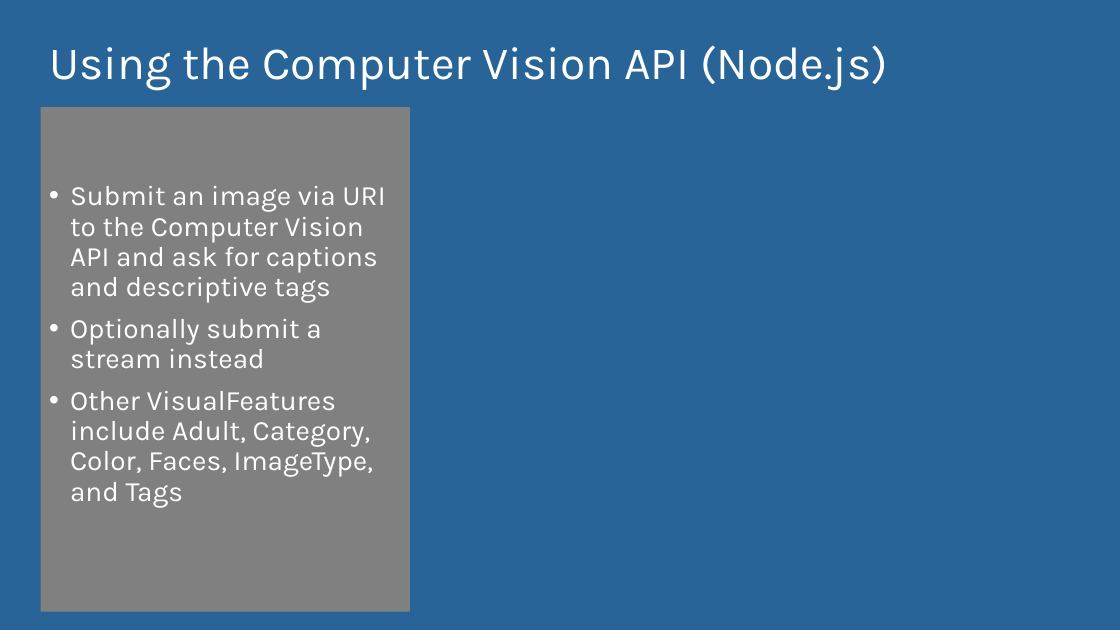
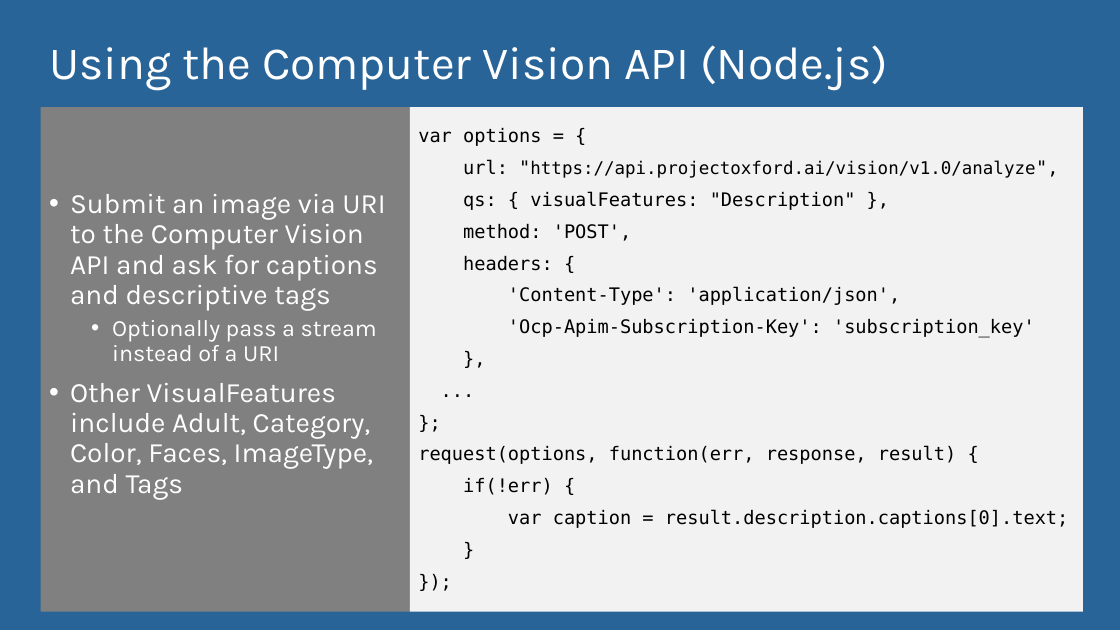
Before and after one commit to microsoft/AcademicContent, a slide deck: slide 26 of Workshop/Content/3. Storage/Azure Storage and Cognitive Services.pptx. Drawn at 1120x630 pixels with LibreOffice and Linux fonts; fonts in the diff are those of the drawing. Boxes give left, top, right and bottom in pixels: in the first picture for what was removed or moved away, otherwise in the second. Text is boxed around its words. In the diff, an @@ line names an element or a change of style, - is before the commit and + after.

Commit message:
Updated storage slides

```diff
--- a/Workshop/Content/3. Storage/Azure Storage and Cognitive Services.pptx
+++ b/Workshop/Content/3. Storage/Azure Storage and Cognitive Services.pptx
@@ text added at (410, 108, 1083, 613), fill #F2F2F2, 16 pt, text #000000 @@
+var options = {
+url: "https://api.projectoxford.ai/vision/v1.0/analyze",
+qs: { visualFeatures: "Description" },
+method: 'POST',
+headers: {
+'Content-Type': 'application/json',
+'Ocp-Apim-Subscription-Key': 'subscription_key'
+},
+...
+};
+request(options, function(err, response, result) {
+if(!err) {
+var caption = result.description.captions[0].text;
+}
+});
@@ text at (112, 320, 377, 361): text changed; size 24 to 20 pt @@
-• Optionally submit a stream instead
+  • Optionally pass a stream instead of a URI
```
